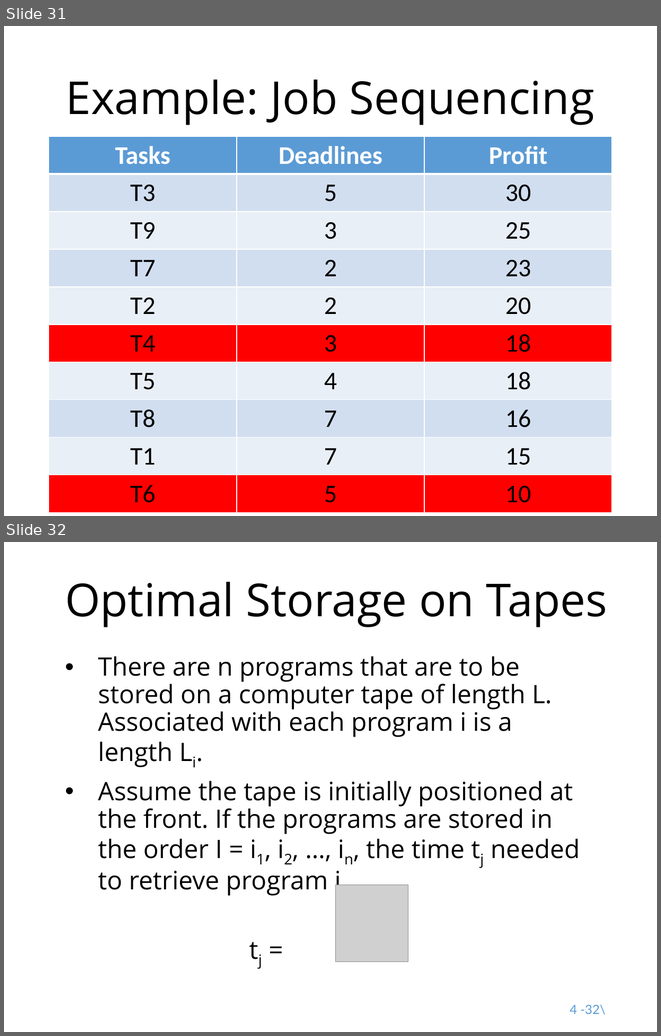
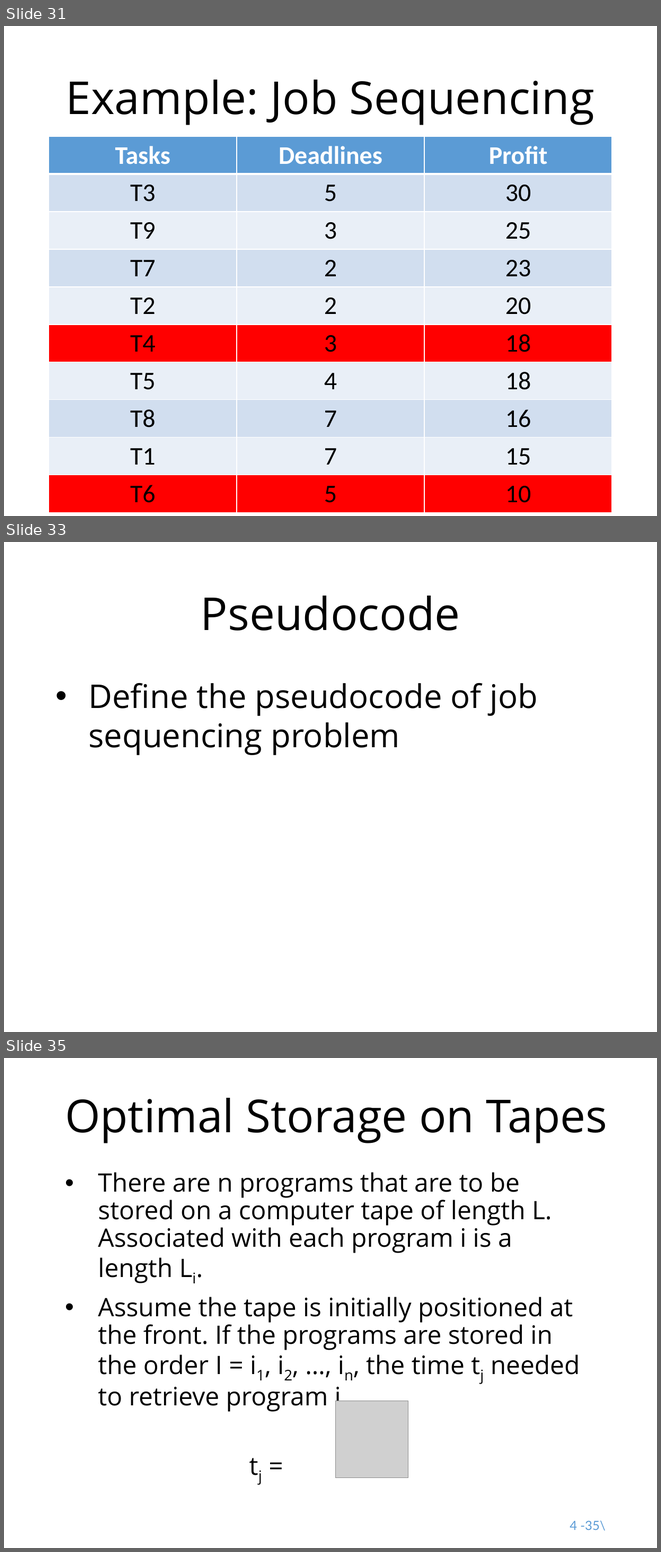
Before and after one commit to munif/paa-2, a slide deck: 161702/presentation/10 - Greedy Algorithm 2/10. Greedy Algorithm (2).pptx. Shown one above the other, each under a label of ours: slides 31 and 32 before the commit, slides 31, 33 and 35 after it; the slides between them are not shown. The pictures are 661x1036 and 661x1552 pixels, drawn with LibreOffice and Linux fonts; fonts in the diff are those of the drawing; grey boxes stand for pictures. Boxes give left, top, right and bottom in pixels: in the first picture for what was removed or moved away, otherwise in the second. Text is boxed around its words. In the diff, an @@ line names an element or a change of style, - is before the commit and + after.

Commit message:
Adding job sequencing algorithm

```diff
--- a/161702/presentation/10 - Greedy Algorithm 2/10. Greedy Algorithm (2).pptx
+++ b/161702/presentation/10 - Greedy Algorithm 2/10. Greedy Algorithm (2).pptx
@@ slide 33 added at (4,542,657,1032), background #FFFFFF @@
@@ title added at (201,596,460,631), 50 pt, text #000000 @@
+Pseudocode
@@ text added at (88,683,538,755), 36 pt, text #000000 @@
+• Define the pseudocode of job sequencing problem
@@ what was slide 32 is now slide 35 @@
@@ page number at (570,1520,606,1530): text changed @@
-4 -32\
+4 -35\
```
Also in this commit, not shown: 2 slides changed, 2 other slides added, 1 other file.
